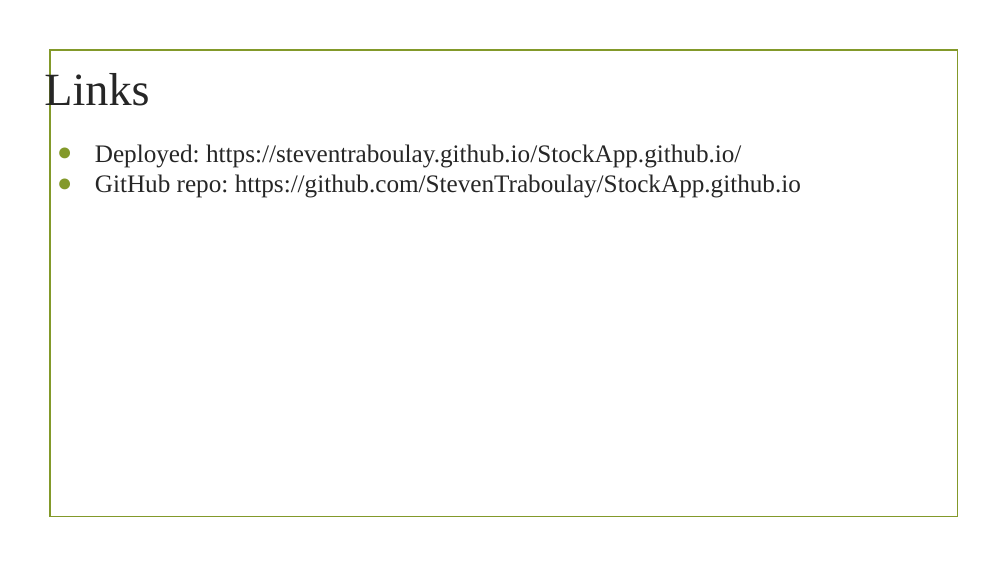
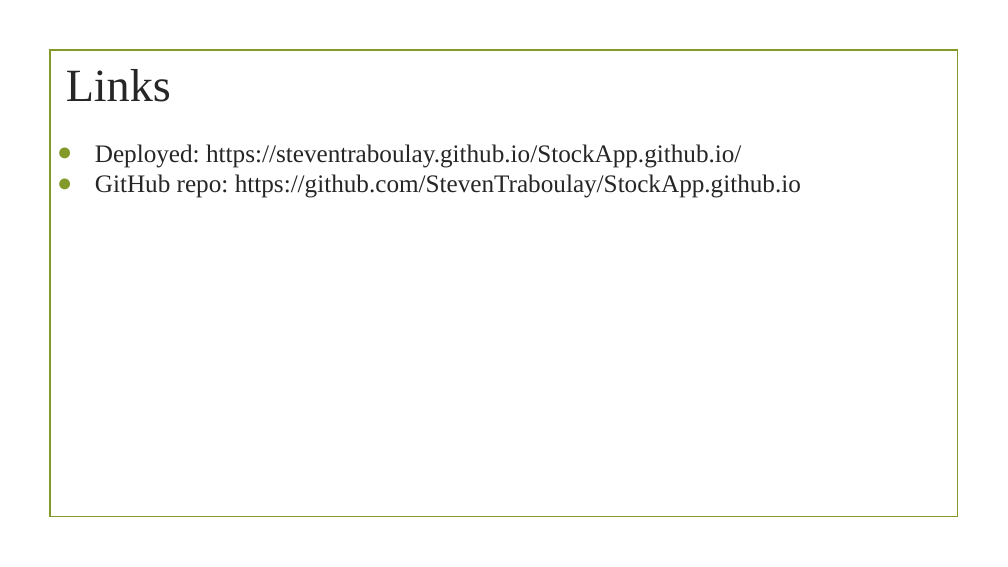
Before and after one commit to StevenTraboulay/StockApp.github.io, a slide deck: slide 8 of Rough work/Project Presentation.pptx. Drawn at 1008x567 pixels with LibreOffice and Linux fonts; fonts in the diff are those of the drawing; background and template pictures are left out. Boxes give left, top, right and bottom in pixels: in the first picture for what was removed or moved away, otherwise in the second. Text is boxed around its words. In the diff, an @@ line names an element or a change of style, - is before the commit and + after.

```diff
--- a/Rough work/Project Presentation.pptx
+++ b/Rough work/Project Presentation.pptx
@@ title "Links" rewrapped from <box>44,69,149,114</box> to <box>66,69,171,102</box> @@
```
Also in this commit, not shown: 4 other slides changed.
